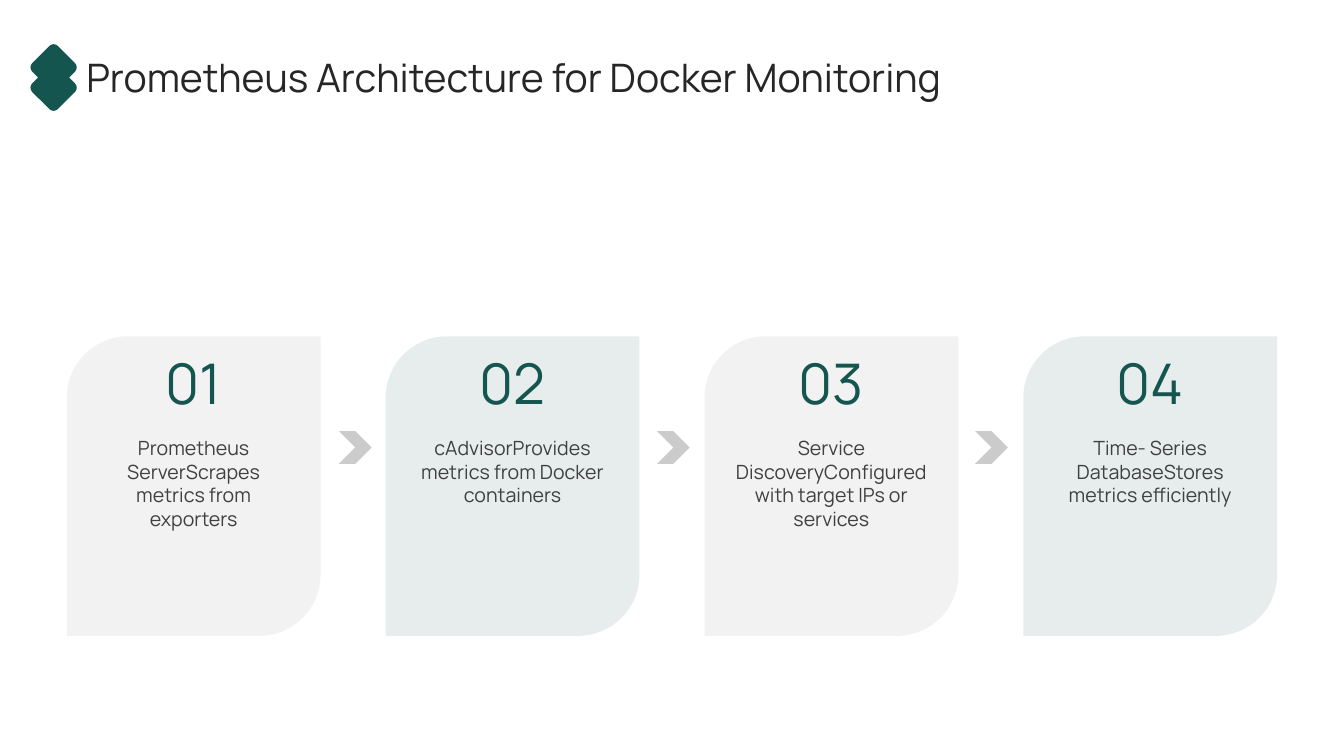
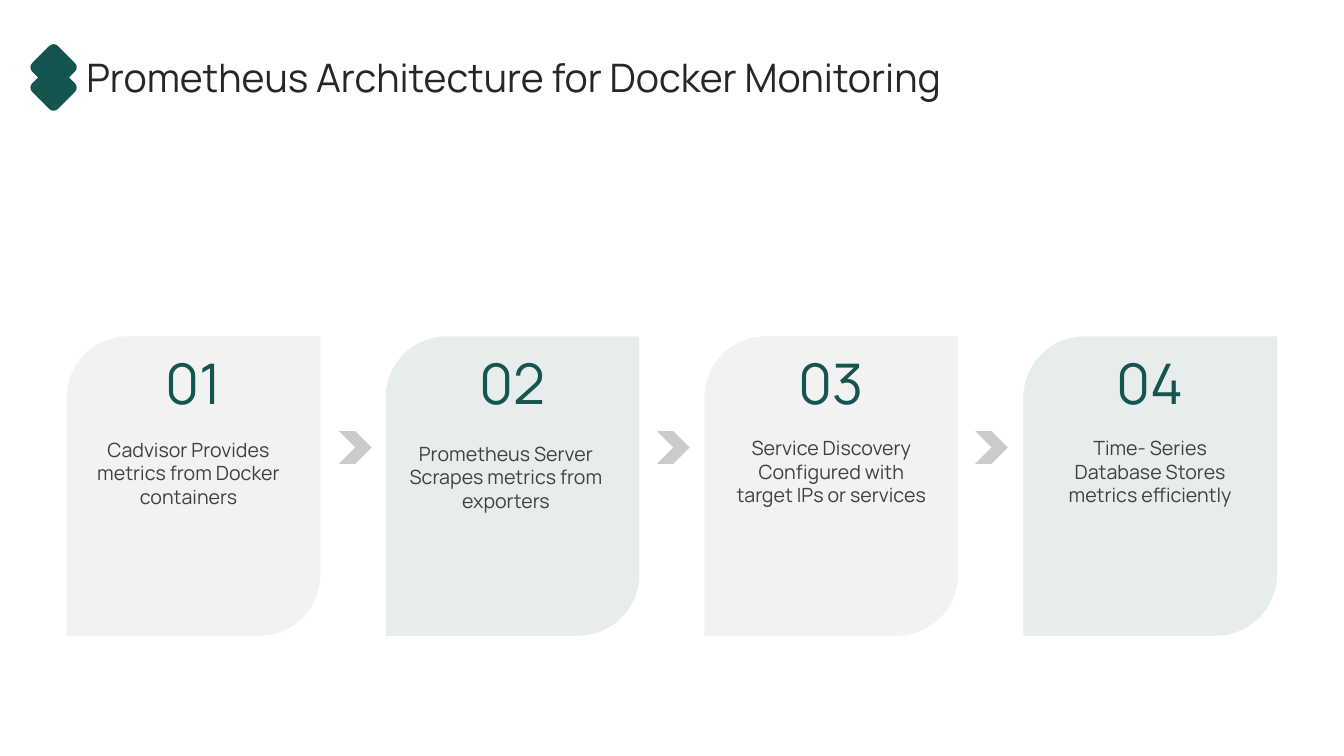
Before and after one commit to karthikasturi/Docker-Advanced, a slide deck: slide 10 of Day03/Docker Monitoring & Logging - Day 3.pptx (slide 11 before the commit). Drawn at 1344x756 pixels with LibreOffice and Linux fonts; fonts in the diff are those of the drawing. Boxes give left, top, right and bottom in pixels: in the first picture for what was removed or moved away, otherwise in the second. Text is boxed around its words. In the diff, an @@ line names an element or a change of style, - is before the commit and + after.

```diff
--- a/Day03/Docker Monitoring & Logging - Day 3.pptx
+++ b/Day03/Docker Monitoring & Logging - Day 3.pptx
@@ text at (97,442,280,505): text changed @@
-Prometheus ServerScrapes metrics from exporters
+Cadvisor Provides metrics from Docker containers
@@ text at (410,446,602,513): text changed @@
-cAdvisorProvides metrics from Docker containers
+Prometheus Server Scrapes metrics from exporters
@@ text at (737,440,926,507): spaces changed @@
-Service DiscoveryConfigured with target IPs or services
+Service Discovery Configured with target IPs or services
@@ text at (1069,440,1231,507): spaces changed @@
-Time- Series DatabaseStores metrics efficiently
+Time- Series Database Stores metrics efficiently
```
Also in this commit, not shown: 12 other slides changed, 1 slide removed, 1 other file.
